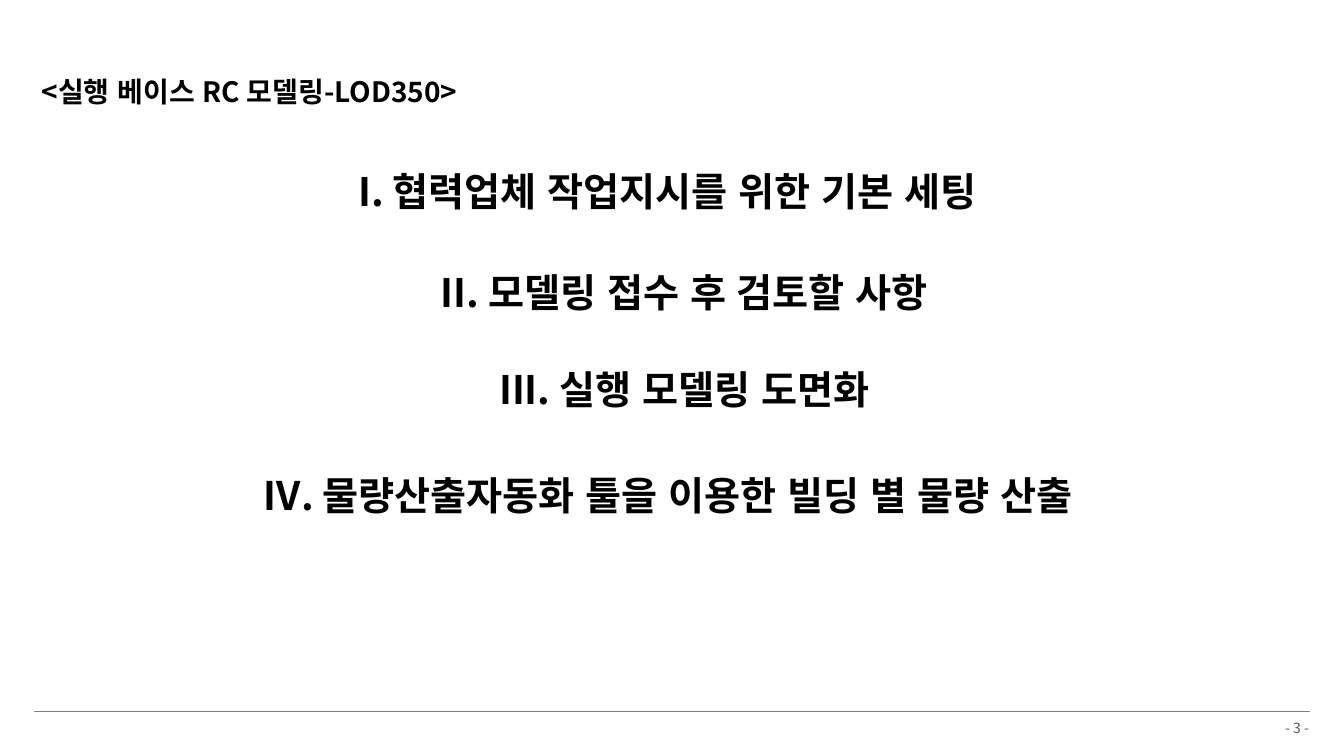
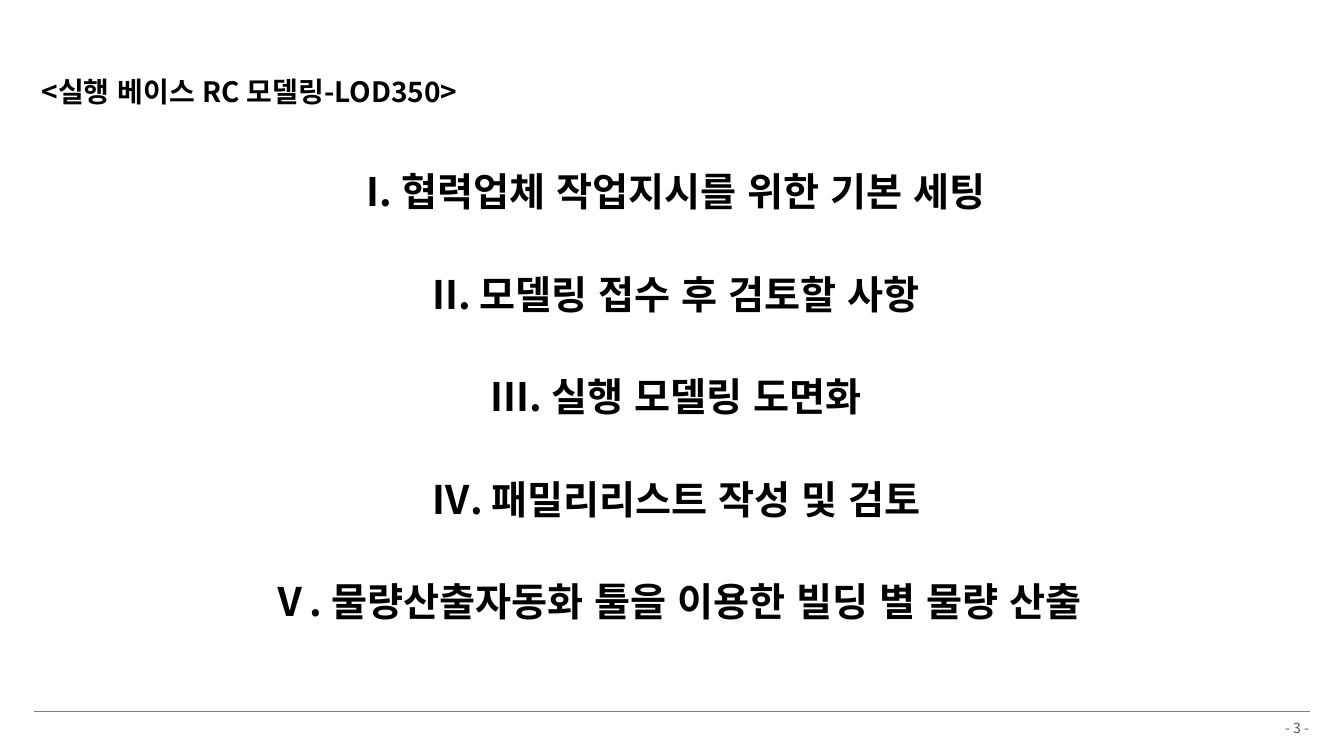
Before and after one commit to hnanmal/mQ, a slide deck: slide 3 of etc/_팀교육/플랜트건축설계팀_BIM 팀 교육자료(2024).pptx. Drawn at 1344x756 pixels with LibreOffice and Linux fonts; fonts in the diff are those of the drawing; background and template pictures are left out. Boxes give left, top, right and bottom in pixels: in the first picture for what was removed or moved away, otherwise in the second. Text is boxed around its words. In the diff, an @@ line names an element or a change of style, - is before the commit and + after.

```diff
--- a/etc/_팀교육/플랜트건축설계팀_BIM 팀 교육자료(2024).pptx
+++ b/etc/_팀교육/플랜트건축설계팀_BIM 팀 교육자료(2024).pptx
@@ text "I. 협력업체 작업지시를 위한 기본 ...": place and size @@
-text "I. 협력업체 작업지시를 위한 기본 ..." at [358, 173, 977, 210]
+text "I. 협력업체 작업지시를 위한 기본 ..." at [367, 173, 985, 210]
@@ text "II. 모델링 접수 후 검토할 ...": place and size @@
-text "II. 모델링 접수 후 검토할 ..." at [441, 274, 928, 311]
+text "II. 모델링 접수 후 검토할 ..." at [432, 276, 920, 313]
@@ text "III. 실행 모델링 도면화": place and size @@
-text "III. 실행 모델링 도면화" at [499, 371, 869, 408]
+text "III. 실행 모델링 도면화" at [491, 378, 861, 415]
@@ text added at [431, 481, 921, 518], 28 pt, text #000000, bold @@
+Ⅳ. 패밀리리스트 작성 및 검토
@@ text at [271, 583, 1081, 620]: text changed @@
-Ⅳ. 물량산출자동화 툴을 이용한 빌딩 별 물량 산출
+Ⅴ. 물량산출자동화 툴을 이용한 빌딩 별 물량 산출
```
Also in this commit, not shown: 10 other slides changed, 5 slides added, 28 other files.
